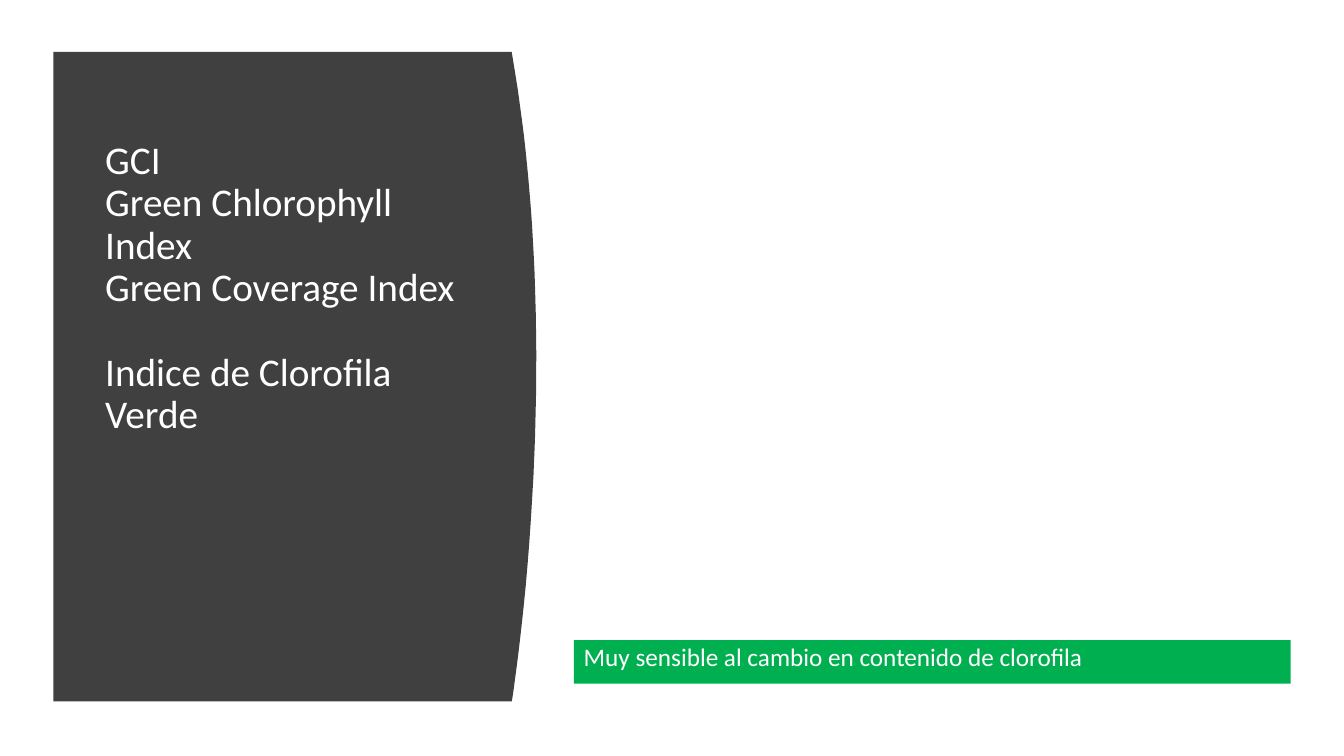
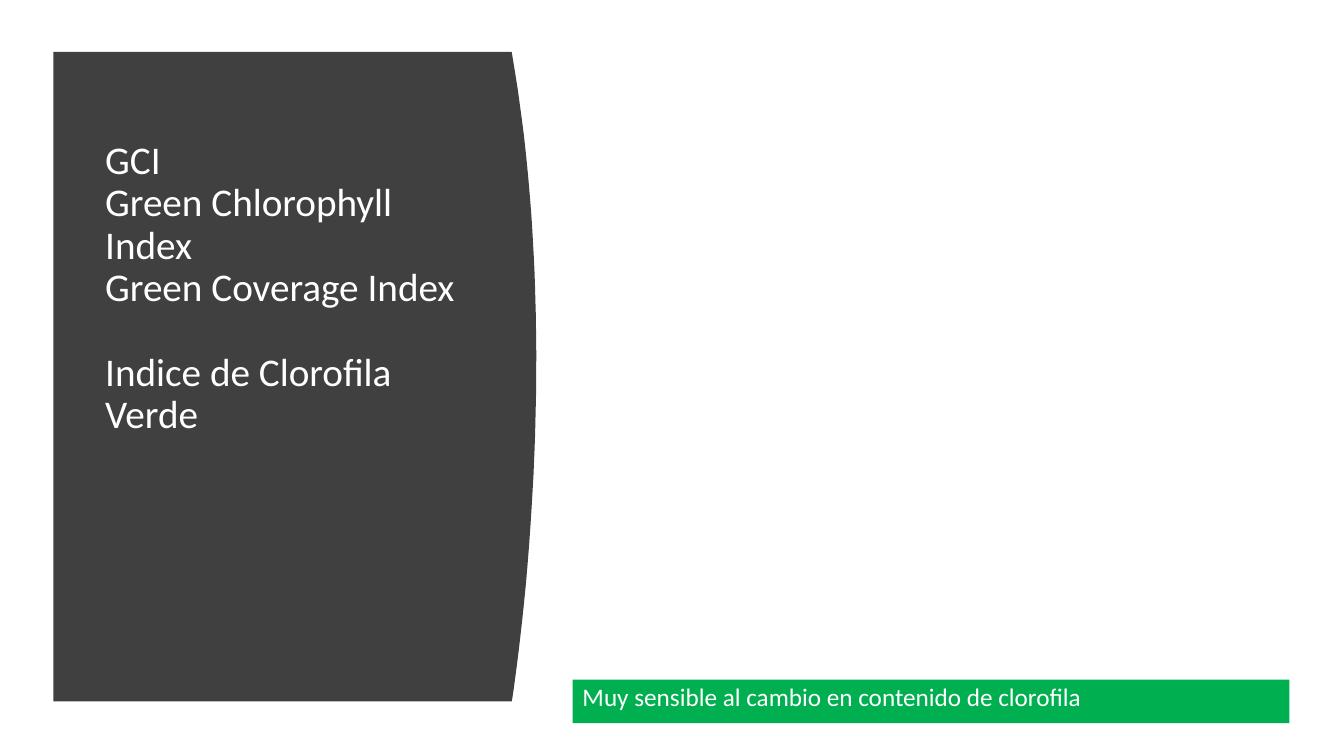
Before and after one commit to Sud-Austral/DATA-AGRO, a slide deck: slide 11 of Repositorio Agricultura/Aplicaciones para google engine/Geomática Agrícola_monitoreo_suelo_planta_agua_app_4_12.pptx. Drawn at 1344x756 pixels with LibreOffice and Linux fonts; fonts in the diff are those of the drawing; grey boxes stand for pictures. Boxes give left, top, right and bottom in pixels: in the first picture for what was removed or moved away, otherwise in the second. Text is boxed around its words. In the diff, an @@ line names an element or a change of style, - is before the commit and + after.

```diff
--- a/Repositorio Agricultura/Aplicaciones para google engine/Geomática Agrícola_monitoreo_suelo_planta_agua_app_4_12.pptx
+++ b/Repositorio Agricultura/Aplicaciones para google engine/Geomática Agrícola_monitoreo_suelo_planta_agua_app_4_12.pptx
@@ rectangle "Muy sensible al cambio en ...": place and size @@
-rectangle "Muy sensible al cambio en ..." at [574,640,1291,684]
+rectangle "Muy sensible al cambio en ..." at [573,680,1290,723]
```
Also in this commit, not shown: 2 other slides changed, 5 other files.
